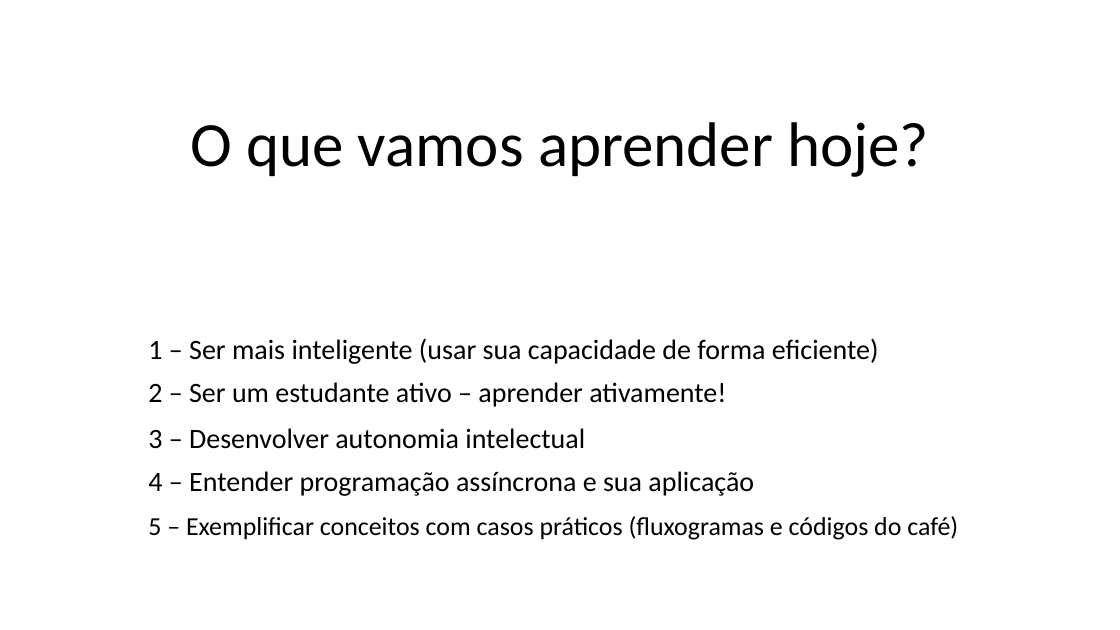
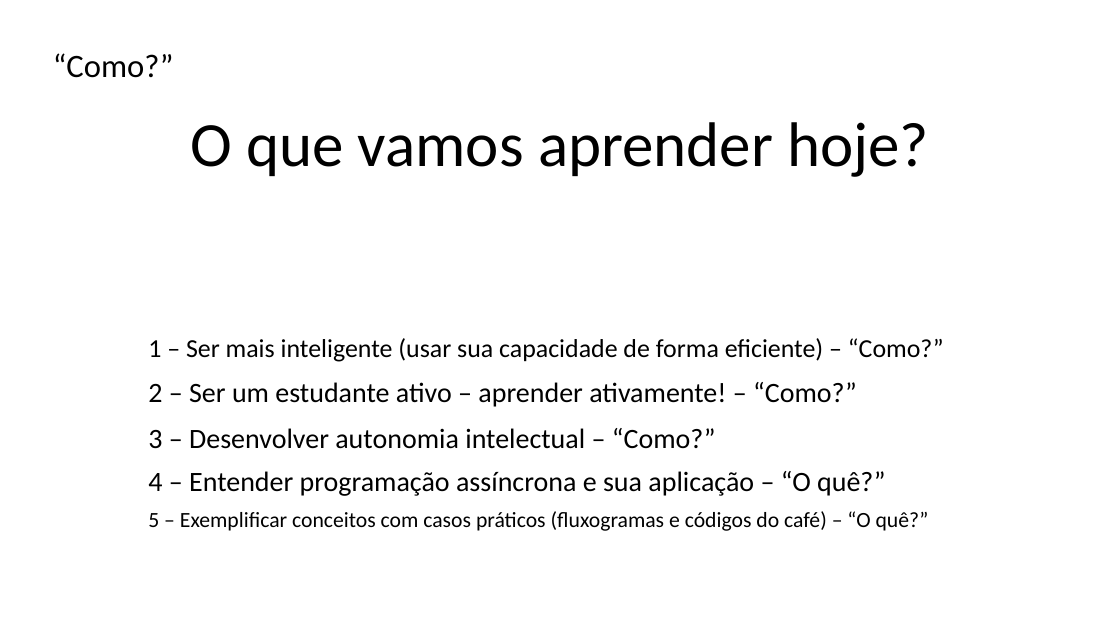
Before and after one commit to alanliongar/connectSpace_Assincronia, a slide deck: slide 5 of Apresentação do ConnectSpace.pptx (slide 2 before the commit). Drawn at 1120x630 pixels with LibreOffice and Linux fonts; fonts in the diff are those of the drawing; background and template pictures are left out. Boxes give left, top, right and bottom in pixels: in the first picture for what was removed or moved away, otherwise in the second. Text is boxed around its words. In the diff, an @@ line names an element or a change of style, - is before the commit and + after.

```diff
--- a/Apresentação do ConnectSpace.pptx
+++ b/Apresentação do ConnectSpace.pptx
@@ text added at box(53, 53, 174, 78), 28 pt, text #000000 @@
+“Como?”
@@ subtitle at box(148, 338, 944, 362): text changed; size 24 to 22.2 pt @@
-1 – Ser mais inteligente (usar sua capacidade de forma eficiente)
+1 – Ser mais inteligente (usar sua capacidade de forma eficiente) – “Como?”
@@ text at box(148, 382, 857, 407): text changed @@
-2 – Ser um estudante ativo – aprender ativamente!
+2 – Ser um estudante ativo – aprender ativamente! – “Como?”
@@ text at box(148, 428, 716, 449): text changed @@
-3 – Desenvolver autonomia intelectual
+3 – Desenvolver autonomia intelectual – “Como?”
@@ text at box(148, 471, 885, 496): text changed @@
-4 – Entender programação assíncrona e sua aplicação
+4 – Entender programação assíncrona e sua aplicação – “O quê?”
@@ text at box(148, 511, 929, 531): text changed; size 22.2 to 18.6 pt @@
-5 – Exemplificar conceitos com casos práticos (fluxogramas e códigos do café)
+5 – Exemplificar conceitos com casos práticos (fluxogramas e códigos do café) – “O quê?”
```
Also in this commit, not shown: 11 other slides changed, 6 slides added, 4 other files.
